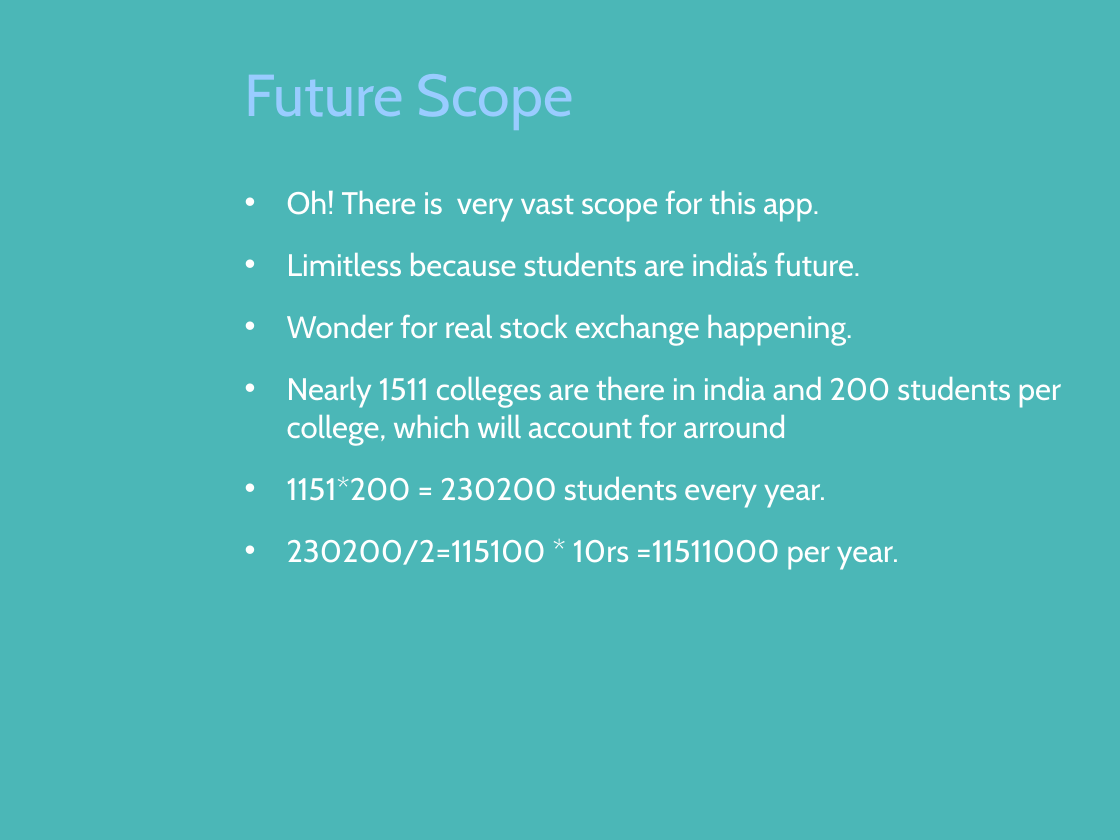
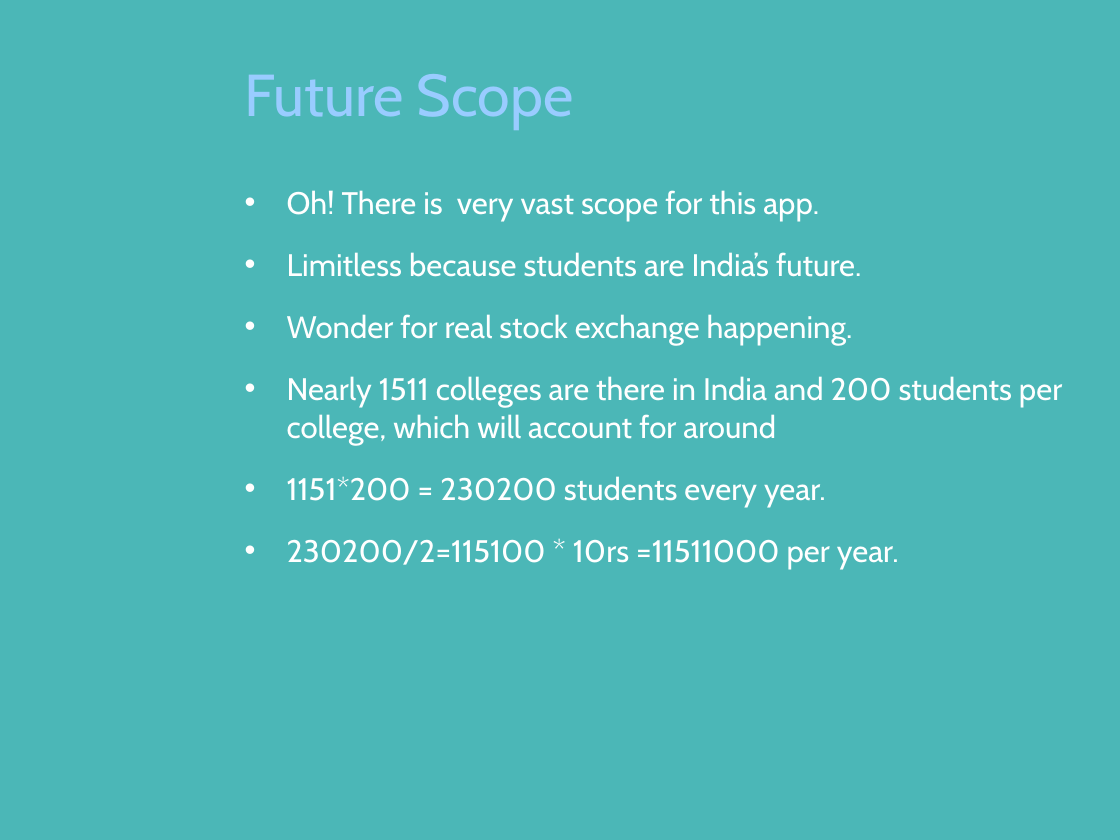
Before and after one commit to vishwakulkarni/India-hacks, a slide deck: slide 12 of Working IndiaHacks/BULL STOCK.pptx (slide 13 before the commit). Drawn at 1120x840 pixels with LibreOffice and Linux fonts; fonts in the diff are those of the drawing; background and template pictures are left out. Boxes give left, top, right and bottom in pixels: in the first picture for what was removed or moved away, otherwise in the second. Text is boxed around its words. In the diff, an @@ line names an element or a change of style, - is before the commit and + after.

Commit message:
changes

```diff
--- a/Working IndiaHacks/BULL STOCK.pptx
+++ b/Working IndiaHacks/BULL STOCK.pptx
@@ text at bbox=[287, 252, 861, 277]: text changed @@
-• Limitless because students are india’s future.
+• Limitless because students are India’s future.
@@ text at bbox=[287, 376, 1062, 445]: text changed @@
-• Nearly 1511 colleges are there in india and 200 students per college, which will account for arround
+• Nearly 1511 colleges are there in India and 200 students per college, which will account for around
```
Also in this commit, not shown: 4 other slides changed, 2 slides added, 5 slides removed.
